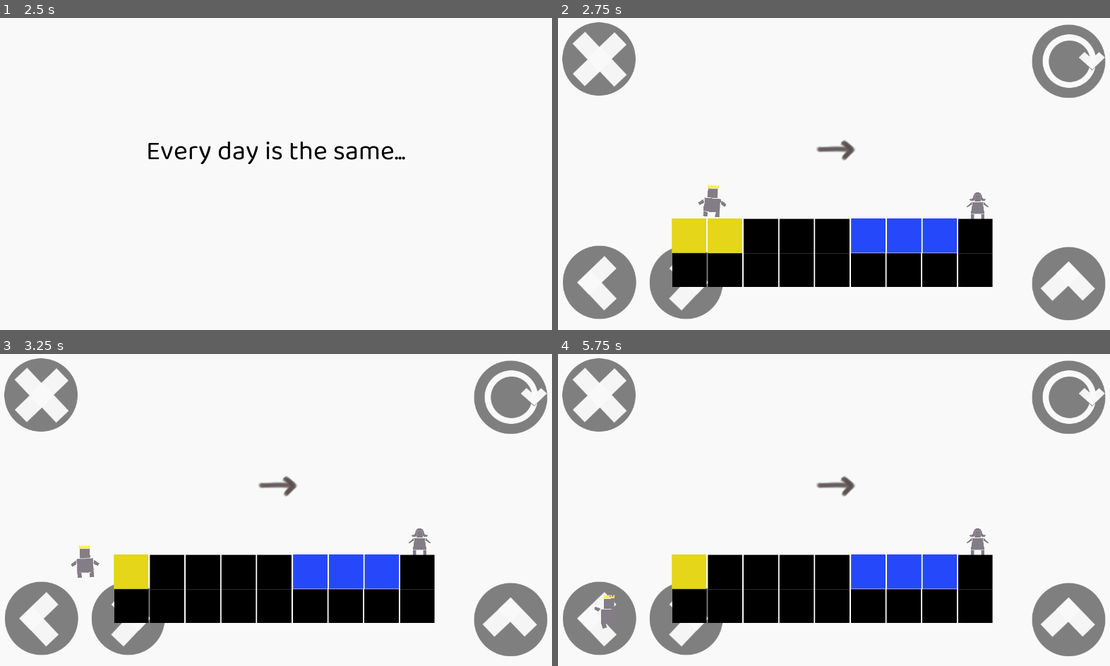
Above: before the commit, frames 1-4 (two rows, left to right).
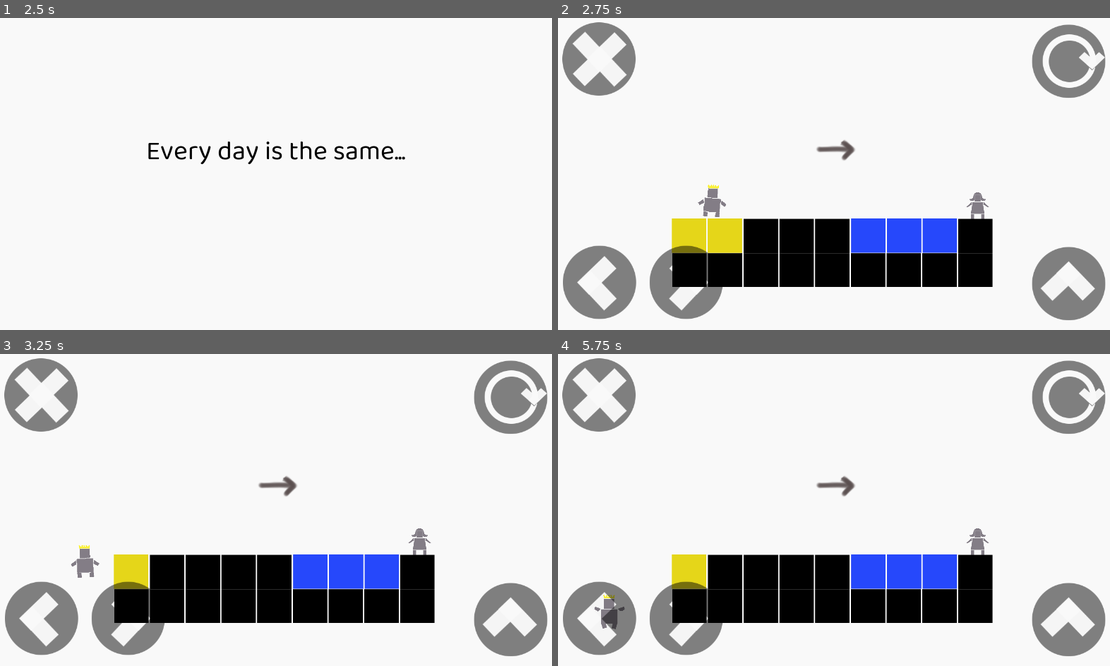
Above: after the commit, the same moments.

Repository: meburns/midas
Game: Godot game, scene res://src/Menu.tscn
The game is run twice, just before and just after one commit, with the same random seed, the same clock (stepped at 60 frames per second) and the same inputs.
Inputs:
- Up to frame 1 (2.5 s): click "STORY" at 0.5 s; tap Enter (ui_accept) at 1.25, 2 s; hold Right (move_right) from 1.28 s (still down); tap R (refresh) at 1.35, 2.1 s; tap Space (jump) at 1.52, 2.27 s
- Up to frame 2 (2.75 s): keep holding Right (move_right)
- Up to frame 3 (3.25 s): release Right (move_right) at 2.78 s; hold A (move_left) from 2.78 s (still down); tap R (refresh) at 2.85 s
- Up to frame 4 (5.75 s): release A (move_left) at 3.53 s; hold Right (move_right) 3.53-5.03 s; tap R (refresh) at 3.6, 4.35, 5.1 s; tap Space (jump) at 3.77, 4.52, 5.27 s; hold A (move_left) from 5.03 s (still down)

Frame 1 is identical in both runs. In frame 2, 0.1% of the frame differs, in the area x 20-27%, y 72-76%; in frame 3, 0.1%; in frame 4, 0.3%, in the area x 7-27%, y 72-89%.

Commit message:
Raise touch button z-indexes

Diff:
--- a/src/TouchButtons.tscn
+++ b/src/TouchButtons.tscn
@@ -11,6 +11,7 @@
 [node name="TouchLeft" type="TouchScreenButton" parent="."]
 modulate = Color( 0, 0, 0, 1 )
 position = Vector2( 5.4245, 512 )
+z_index = 1000
 normal = ExtResource( 3 )
 passby_press = true
 action = "move_left"
@@ -19,6 +20,7 @@
 [node name="TouchRight" type="TouchScreenButton" parent="."]
 modulate = Color( 0, 0, 0, 1 )
 position = Vector2( 208, 512 )
+z_index = 1000
 normal = ExtResource( 2 )
 passby_press = true
 action = "move_right"
@@ -27,6 +29,7 @@
 [node name="TouchJump" type="TouchScreenButton" parent="."]
 modulate = Color( 0, 0, 0, 1 )
 position = Vector2( 1072, 512 )
+z_index = 1000
 normal = ExtResource( 1 )
 action = "jump"
 visibility_mode = 1
@@ -34,6 +37,7 @@
 [node name="TouchReset" type="TouchScreenButton" parent="."]
 modulate = Color( 0, 0, 0, 1 )
 position = Vector2( 1072, 8 )
+z_index = 1000
 normal = ExtResource( 4 )
 action = "refresh"
 visibility_mode = 1
@@ -41,6 +45,7 @@
 [node name="TouchMenu" type="TouchScreenButton" parent="."]
 modulate = Color( 0, 0, 0, 1 )
 position = Vector2( 4.29591, 5.72795 )
+z_index = 1000
 normal = ExtResource( 5 )
 action = "menu"
 visibility_mode = 1
